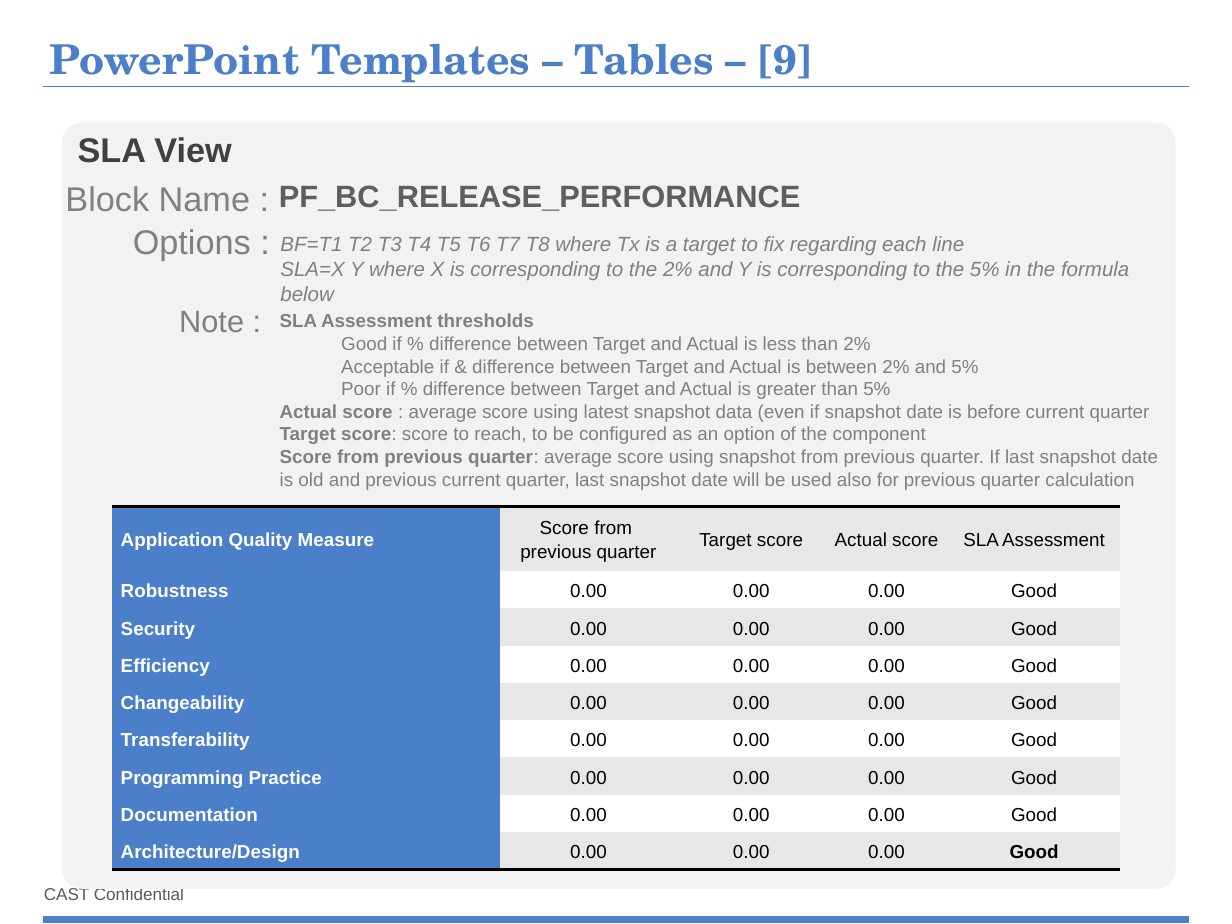
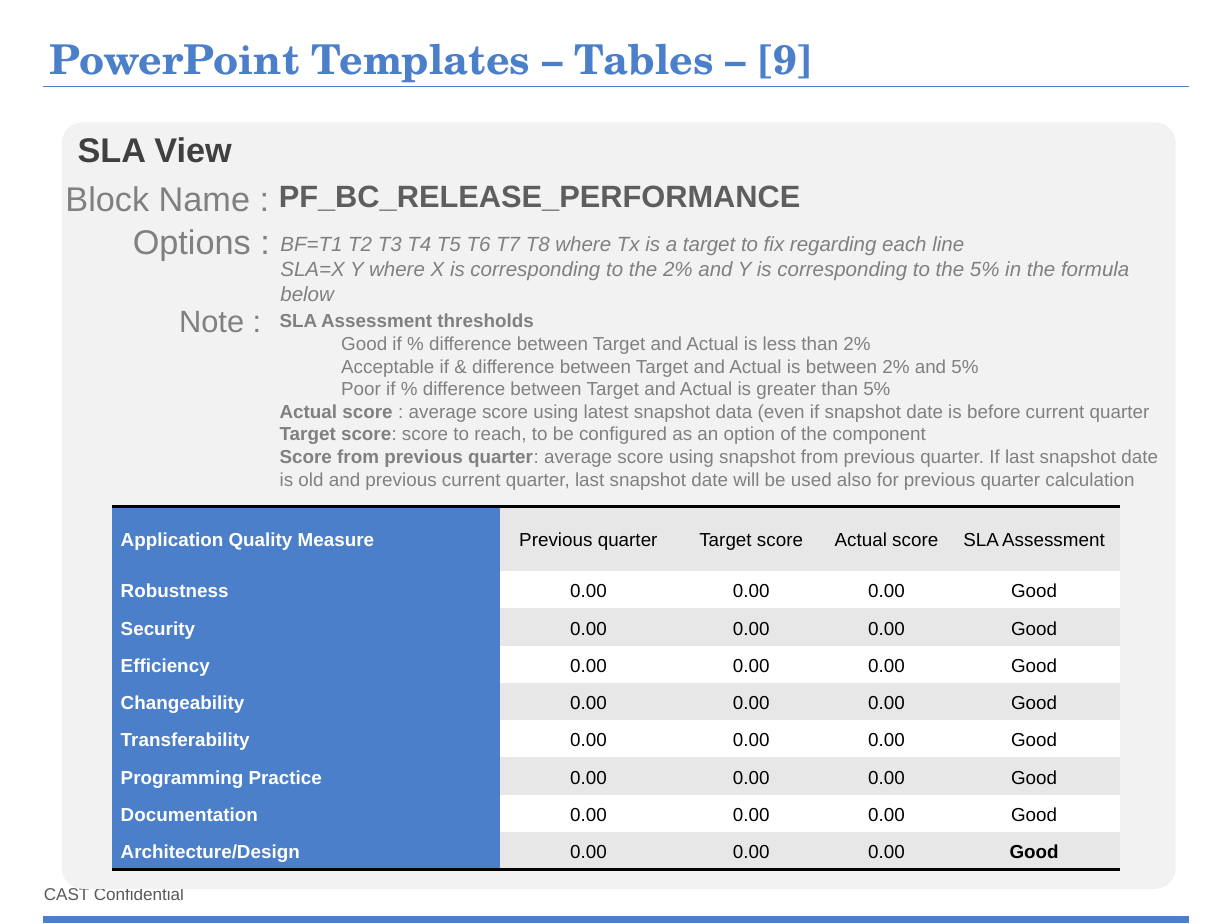
Before and after one commit to CAST-projects/ReportGenerator, a slide deck: slide 20 of CastReporting.Reporting/PortfolioTemplatesFiles/1- Portfolio-Powerpoint-components-library.pptx. Drawn at 1232x924 pixels with LibreOffice and Linux fonts; fonts in the diff are those of the drawing; background and template pictures are left out. Boxes give left, top, right and bottom in pixels: in the first picture for what was removed or moved away, otherwise in the second. Text is boxed around its words. In the diff, an @@ line names an element or a change of style, - is before the commit and + after.

Commit message:
REPORTGEN-39 : update portfolio templates
Update portfolio templates with new components

```diff
--- a/CastReporting.Reporting/PortfolioTemplatesFiles/1- Portfolio-Powerpoint-components-library.pptx
+++ b/CastReporting.Reporting/PortfolioTemplatesFiles/1- Portfolio-Powerpoint-components-library.pptx
@@ table at (x1=112, y1=506, x2=1121, y2=870) @@
-row 1, column 2: Score from previous quarter
+row 1, column 2: Previous quarter
```
Also in this commit, not shown: 1 other slide changed, 1 slide added, 1 other file.
